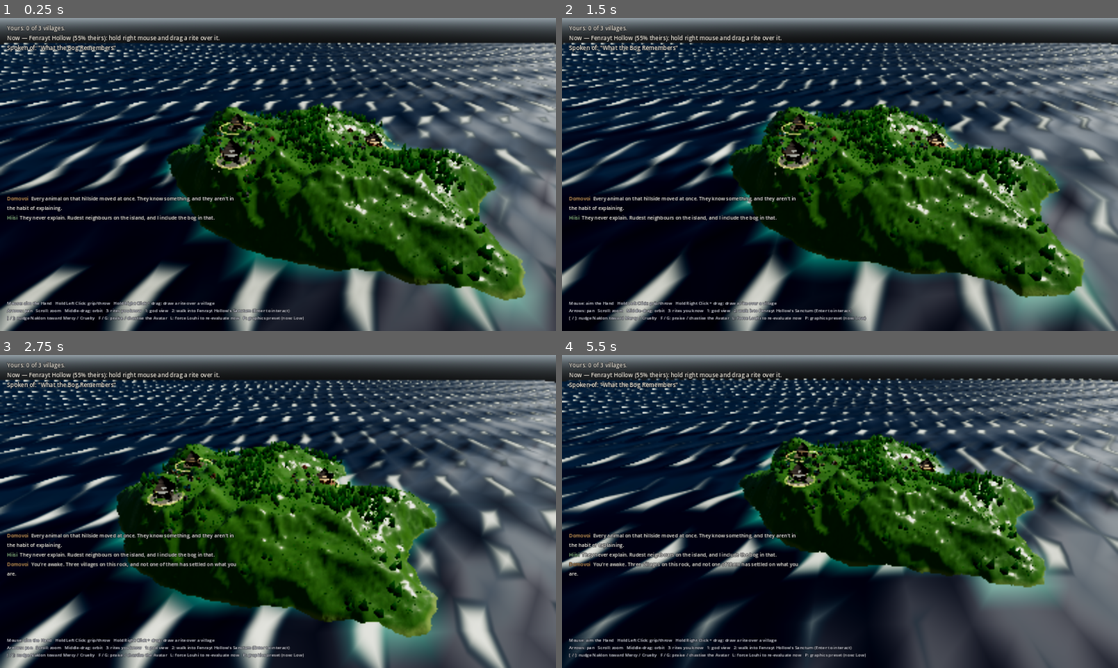
Above: before the commit, frames 1-4 (two rows, left to right).
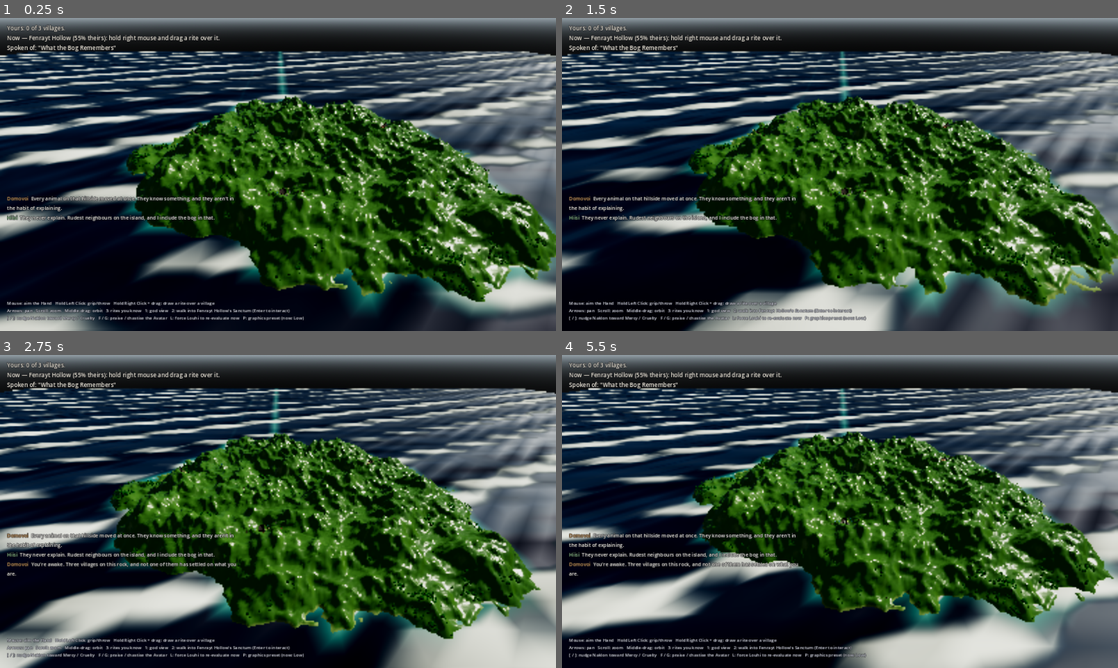
Above: after the commit, the same moments.

Repository: VolkMicro/BW
Game: Godot game, scene res://world/god_view.tscn
The game is run twice, just before and just after one commit, with the same random seed, the same clock (stepped at 60 frames per second) and the same inputs.
Inputs (mouse positions are in pixels of both pictures, inside the frame that each line leads up to):
- Up to frame 1 (0.25 s): no input
- Up to frame 2 (1.5 s): tap Enter (ui_accept) at 0.5 s; drag from (684, 246) to (895, 105) at 0.52 s; drag from (728, 190) to (812, 237) at 1.27 s
- Up to frame 3 (2.75 s): move the mouse to (333, 442) at 2.02 s; hold Right (ui_right) from 2.03 s (still down); right-click (333, 442) at 2.1 s
- Up to frame 4 (5.5 s): release Right (ui_right) at 2.75 s; drag from (812, 574) to (673, 464) at 2.77 s; move the mouse to (1006, 558) at 3.52 s; hold Left (ui_left) 3.53-4.25 s; tap K at 3.6 s; tap Enter (ui_accept) at 3.77, 4.07 s; drag from (673, 464) to (756, 433) at 4.27 s; move the mouse to (867, 511) at 5.02 s; hold Down (ui_down) from 5.03 s (still down); hold Space from 5.03 s (still down); click (867, 511) at 5.17 s

The runs differ from the first frame. In frame 1, 56% of the frame differs, in the area x 0-100%, y 7-100%; in frame 2, 56%; in frame 3, 60%; in frame 4, 59%.

Commit message:
Phase 1c: island to 1200 m, cached generation, chunked scatter
The island was 320 m across, which is nowhere near enough ground for the
15-village / 600-villager target. It is now 1200 m at resolution 301 with
max_height 120 m, and the ocean plane grew to 5200 m so the world edge
stays off screen.

Generating that at 60000 erosion droplets costs ~2.7 s, which is too long
to pay on every run while iterating. island_generator.gd now hashes the 26
parameters that actually affect the heightmap and caches the eroded grid
and flow map under user://terrain_cache. Measured: 2705 ms cold, 538 ms
warm. Because the key covers every generation parameter, changing one
invalidates the entry automatically — there is no stale cache to clear.

Scatter had one MultiMesh per kind, so the far side of the island was
submitted every frame. Grass, trees and rocks now split into 8x8 / 5x5 /
5x5 chunk grids, which costs more draw calls but lets the engine drop
whole regions by distance. Counts scaled with the new area.

Villages spread out to match the larger landmass.

Co-Authored-By: Claude Opus 5 <noreply@anthropic.com>
Claude-Session: https://claude.ai/code/session_01Gq14pZoRn66B3NC1Wbd68H

Diff:
--- a/world/god_view.tscn
+++ b/world/god_view.tscn
@@ -40,21 +40,30 @@
 directional_shadow_mode = 0
 
 [node name="GodViewMarker" type="Marker3D" parent="."]
-transform = Transform3D(1, 0, 0, 0, 0.87, 0.5, 0, -0.5, 0.87, 0, 95, 165)
+transform = Transform3D(1, 0, 0, 0, 0.87, 0.5, 0, -0.5, 0.87, 0, 300, 520)
 
 [node name="CameraRig" parent="." instance=ExtResource("7")]
 
 [node name="Island" type="Node3D" parent="."]
 script = ExtResource("3")
 island_seed = 1
-size_meters = 320.0
-resolution = 161
-max_height = 58.0
+size_meters = 1200.0
+resolution = 301
+max_height = 120.0
 sea_level = 0.0
 
 [node name="TerrainScatter" type="Node3D" parent="."]
 script = ExtResource("21")
 terrain_path = NodePath("../Island")
+grass_count = 26000
+tree_count = 5200
+rock_count = 2600
+grass_visibility_end = 260.0
+tree_visibility_end = 900.0
+rock_visibility_end = 520.0
+grass_chunk_divisions = 8
+tree_chunk_divisions = 5
+rock_chunk_divisions = 5
 village_anchor_paths = [NodePath("../Villages/FenraytVillage"), NodePath("../Villages/SankilnVillage"), NodePath("../Villages/RaimbornVillage")]
 
 [node name="VillageBuildings" type="Node3D" parent="."]
@@ -71,13 +80,13 @@
 
 [node name="OceanSurface" type="MeshInstance3D" parent="."]
 script = ExtResource("4")
-size = Vector2(2400, 2400)
+size = Vector2(5200, 5200)
 subdivisions = 112
 
 [node name="Villages" type="Node3D" parent="."]
 
 [node name="FenraytVillage" type="Node3D" parent="Villages"]
-position = Vector3(-70, 0, -60)
+position = Vector3(-250, 0, -210)
 
 [node name="Sanctum" parent="Villages/FenraytVillage" instance=ExtResource("8")]
 village_id = &"isle_fenrayt_hollow"
@@ -91,7 +100,7 @@
 [node name="Villagers" type="Node3D" parent="Villages/FenraytVillage"]
 
 [node name="SankilnVillage" type="Node3D" parent="Villages"]
-position = Vector3(75, 0, -50)
+position = Vector3(260, 0, -170)
 
 [node name="Sanctum" parent="Villages/SankilnVillage" instance=ExtResource("8")]
 village_id = &"isle_sankiln_terrace"
@@ -105,7 +114,7 @@
 [node name="Villagers" type="Node3D" parent="Villages/SankilnVillage"]
 
 [node name="RaimbornVillage" type="Node3D" parent="Villages"]
-position = Vector3(-10, 0, 85)
+position = Vector3(-40, 0, 300)
 
 [node name="Sanctum" parent="Villages/RaimbornVillage" instance=ExtResource("8")]
 village_id = &"isle_raimborn_shore"
--- a/world/terrain/island_generator.gd
+++ b/world/terrain/island_generator.gd
@@ -292,9 +292,39 @@
 ## Empty until a grid has been built. See flow_at().
 var _flow: PackedFloat32Array = PackedFloat32Array()
 
+## Cache generated heightmaps to disk. Generation is deterministic from the
+## parameters, so the second run of the same island is a file read instead of a
+## noise sweep plus tens of thousands of erosion droplets.
+##
+## This matters at scale: at 320 m / 161 the whole build is under a second and
+## nobody would notice. At the 1200 m island the design calls for, the grid is
+## ~90,000 cells and the erosion pass scales with it — several seconds, paid on
+## every single launch, for a result that is bit-identical every time.
+##
+## Written to `user://` rather than `res://` because `res://` is read-only in an
+## exported build. Deleting the cache directory is always safe: the worst that
+## happens is one slow launch.
+@export var use_disk_cache: bool = true
+const CACHE_DIR := "user://terrain_cache"
+
 func _sample_grid(res: int) -> PackedFloat32Array:
 	if _cached_resolution == res and _cached_heights.size() == res * res:
 		return _cached_heights
+
+	var key := _cache_key(res)
+	if use_disk_cache:
+		var hit := _cache_load(key, res)
+		if not hit.is_empty():
+			_cached_heights = hit
+			_cached_resolution = res
+			# The flow map is generated by erosion, so a cache hit skips it.
+			# Consumers (rivers, future moisture-driven scatter) must cope with
+			# it being empty — flow_at() already returns 0.0 in that case. The
+			# flow map is cached alongside the heights below precisely so this
+			# does not silently cost the island its rivers.
+			_cache_load_flow(key, res)
+			return _cached_heights
+
 	var half := size_meters * 0.5
 	var step := size_meters / float(res - 1)
 	var heights := PackedFloat32Array()
@@ -310,7 +340,64 @@
 		_erode(heights, res)
 	_cached_heights = heights
 	_cached_resolution = res
+	if use_disk_cache:
+		_cache_store(key, heights)
 	return heights
+
+## Every parameter that changes the heightmap goes into the key. Miss one and
+## the cache silently serves the wrong island — which is a far worse failure
+## than a slow launch, so this is deliberately exhaustive.
+func _cache_key(res: int) -> String:
+	var parts := [
+		island_seed, res, size_meters, max_height, sea_level,
+		continent_noise_scale, ridge_noise_scale, detail_noise_scale,
+		coastal_falloff_power, smoothing_passes,
+		land_lobes, lobe_spread, lobe_radius_range, lobe_stretch_range,
+		coast_warp_strength, coast_warp_frequency,
+		erosion_droplets, erosion_droplet_lifetime, erosion_inertia,
+		erosion_capacity, erosion_min_capacity, erosion_erode_rate,
+		erosion_deposit_rate, erosion_evaporation, erosion_gravity,
+		erosion_brush_radius,
+	]
+	return "isl_%d" % hash(str(parts))
+
+func _cache_paths(key: String) -> Array:
+	return ["%s/%s.hf" % [CACHE_DIR, key], "%s/%s.flow" % [CACHE_DIR, key]]
+
+func _cache_load(key: String, res: int) -> PackedFloat32Array:
+	var f := FileAccess.open(_cache_paths(key)[0], FileAccess.READ)
+	if f == null:
+		return PackedFloat32Array()
+	var data := f.get_buffer(f.get_length()).to_float32_array()
+	f.close()
+	# Guard against a truncated or stale file rather than trusting the name.
+	if data.size() != res * res:
+		return PackedFloat32Array()
+	return data
+
+func _cache_load_flow(key: String, res: int) -> void:
+	var f := FileAccess.open(_cache_paths(key)[1], FileAccess.READ)
+	if f == null:
+		_flow = PackedFloat32Array()
+		return
+	var data := f.get_buffer(f.get_length()).to_float32_array()
+	f.close()
+	_flow = data if data.size() == res * res else PackedFloat32Array()
+
+func _cache_store(key: String, heights: PackedFloat32Array) -> void:
+	DirAccess.make_dir_recursive_absolute(CACHE_DIR)
+	var paths := _cache_paths(key)
+	var f := FileAccess.open(paths[0], FileAccess.WRITE)
+	if f == null:
+		push_warning("IslandGenerator: could not write heightmap cache to %s" % paths[0])
+		return
+	f.store_buffer(heights.to_byte_array())
+	f.close()
+	if not _flow.is_empty():
+		var g := FileAccess.open(paths[1], FileAccess.WRITE)
+		if g != null:
+			g.store_buffer(_flow.to_byte_array())
+			g.close()
 
 ## Normalised 0..1 water flow through the cell nearest this local XZ point.
 ## 0 until a grid has been built. Bilinear would be overkill — consumers of
Not shown, changed: docs/ROADMAP.md
